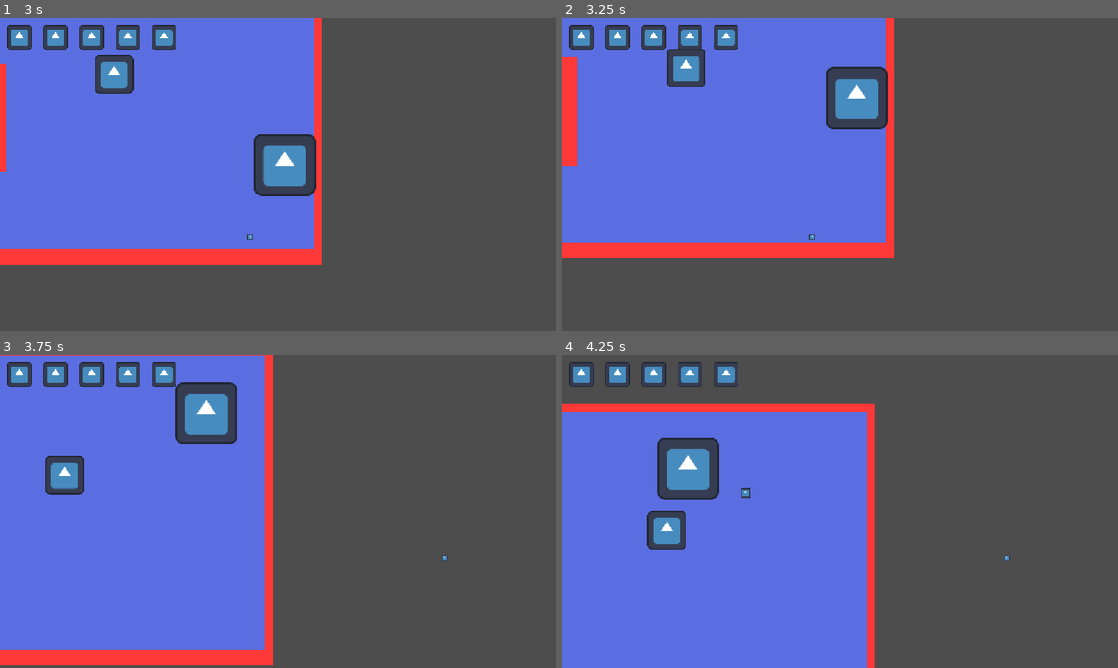
Above: before the commit, frames 1-4 (two rows, left to right).
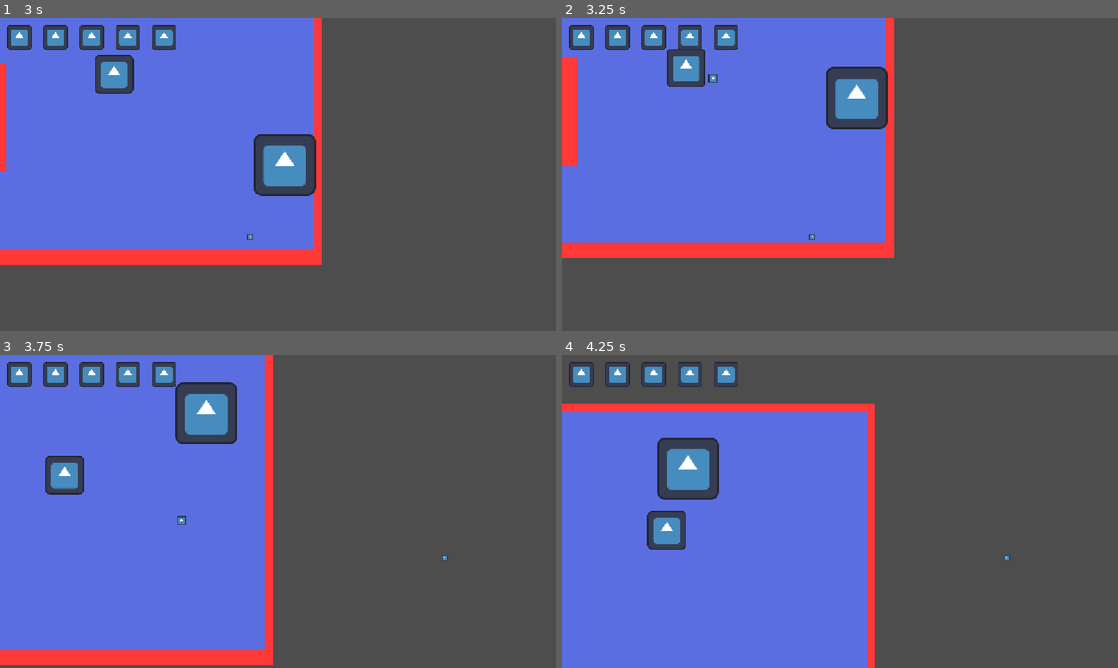
Above: after the commit, the same moments.

Repository: icarus-child/ASJ2026
Game: Godot game, scene res://main.tscn
The game is run twice, just before and just after one commit, with the same random seed, the same clock (stepped at 60 frames per second) and the same inputs. The engine's default icon, where the game draws it, is replaced by a stand-in: a white triangle on a blue panel in a dark square.
Inputs (mouse positions are in pixels of both pictures, inside the frame that each line leads up to):
- Up to frame 1 (3 s): tap Enter at 0.5 s; move the mouse to (400, 158) at 0.52 s; hold D (move_right) 0.53-1.28 s; hold Space (parry) 0.53-1.28 s; move the mouse to (166, 190) at 1.27 s; hold S (move_down) 1.28-2.03 s; tap Space (parry) at 1.35, 2.85 s; move the mouse to (333, 105) at 2.02 s; hold D (move_right) 2.03-2.78 s; hold Space (parry) 2.03-2.78 s; move the mouse to (250, 237) at 2.77 s; hold W (move_up) from 2.78 s (still down)
- Up to frame 2 (3.25 s): keep holding W (move_up)
- Up to frame 3 (3.75 s): move the mouse to (444, 558) at 3.52 s; release W (move_up) at 3.53 s; hold A (move_left) from 3.53 s (still down); hold Space (parry) from 3.53 s (still down)
- Up to frame 4 (4.25 s): keep holding A (move_left); keep holding Space (parry)

Frame 1 is identical in both runs. In frame 2, less than 0.1% of the frame differs, in the area x 26-28%, y 18-21%; in frame 3, less than 0.1%; in frame 4, less than 0.1%, in the area x 32-34%, y 42-46%.

Commit message:
Spell is an abstract class that represents the spell before it's cast

Diff:
--- a/enemies/test_enemy.gd
+++ b/enemies/test_enemy.gd
@@ -17,12 +17,9 @@
 
 var can_attack: bool = true
 
-@onready var test_projectile := preload("res://enemies/test_projectile.tscn") as PackedScene
-@onready var attacks: Array[Spell] = [
-	Spell.new(300, true, func(player_ref: CharacterBody2D) -> void: _shoot_projectile(player_ref))
-]
+@onready var attacks: Array[Spell] = [Projectile.TestSpell.new()]
 @onready var max_attack_range: float = (
-	attacks.map(func(attack: Spell) -> float: return attack.attack_range).max()
+	attacks.map(func(attack: Spell) -> float: return attack.range()).max()
 )
 @onready var player: CharacterBody2D = get_parent().get_node("Player")
 
@@ -30,14 +27,14 @@
 func _ready() -> void:
 	# sort ascending by attack range
 	attacks.sort_custom(
-		func(a1: Spell, a2: Spell) -> bool: return a1.attack_range < a2.attack_range
+		func(a1: Spell, a2: Spell) -> bool: return a1.range() < a2.range()
 	)
 
 
 func _physics_process(_delta: float) -> void:
 	var distance_to_player := _get_distance_to_player()
 	if can_attack and distance_to_player <= max_attack_range:
-		_calculate_optimal_attack(distance_to_player).attack_action.call(player)
+		_calculate_optimal_attack(distance_to_player).fire_attack(self , position.direction_to(player.position))
 		var timer := Timer.new()
 		timer.one_shot = true
 		timer.autostart = true
@@ -50,16 +47,9 @@
 # calculate shortest range attack that is within the attack range
 func _calculate_optimal_attack(range_to_player: float) -> Spell:
 	return attacks[attacks.find_custom(
-		func(attack: Spell) -> bool: return attack.attack_range <= range_to_player
+		func(attack: Spell) -> bool: return attack.range() <= range_to_player
 	)]
 
 
 func _get_distance_to_player() -> float:
 	return position.distance_to(player.position)
-
-
-func _shoot_projectile(target: Node2D) -> void:
-	var projectile := test_projectile.instantiate() as Projectile
-	projectile.position = position
-	projectile.linear_velocity = position.direction_to(target.position) * projectile.speed
-	add_sibling(projectile)
--- a/enemies/test_projectile.gd
+++ b/enemies/test_projectile.gd
@@ -18,3 +18,15 @@
 	else:
 		pass # hit the wall animation
 	queue_free()
+
+class TestSpell extends Spell:
+	const test_projectile: PackedScene = preload("res://enemies/test_projectile.tscn")
+
+	func dummy() -> Node2D:
+		return Node2D.new()
+
+	func fire_attack(caster: Node2D, heading: Vector2) -> void:
+		var projectile := test_projectile.instantiate() as Projectile
+		projectile.position = caster.position
+		projectile.linear_velocity = heading.normalized() * projectile.speed
+		caster.add_sibling(projectile)
--- a/spell.gd
+++ b/spell.gd
@@ -1,12 +1,11 @@
+@abstract
 class_name Spell
-extends Node
+extends Object
 
-var attack_range: float
-var attack_action: Callable
-var can_parry: bool
+@abstract func dummy() -> Node2D
 
+@abstract func fire_attack(caster: Node2D, heading: Vector2) -> void
 
-func _init(range_in: float, can_parry_in: bool, action_in: Callable) -> void:
-	attack_range = range_in
-	can_parry = can_parry_in
-	attack_action = action_in
+# This is a func so that it can be overriden
+func range() -> float:
+	return INF
